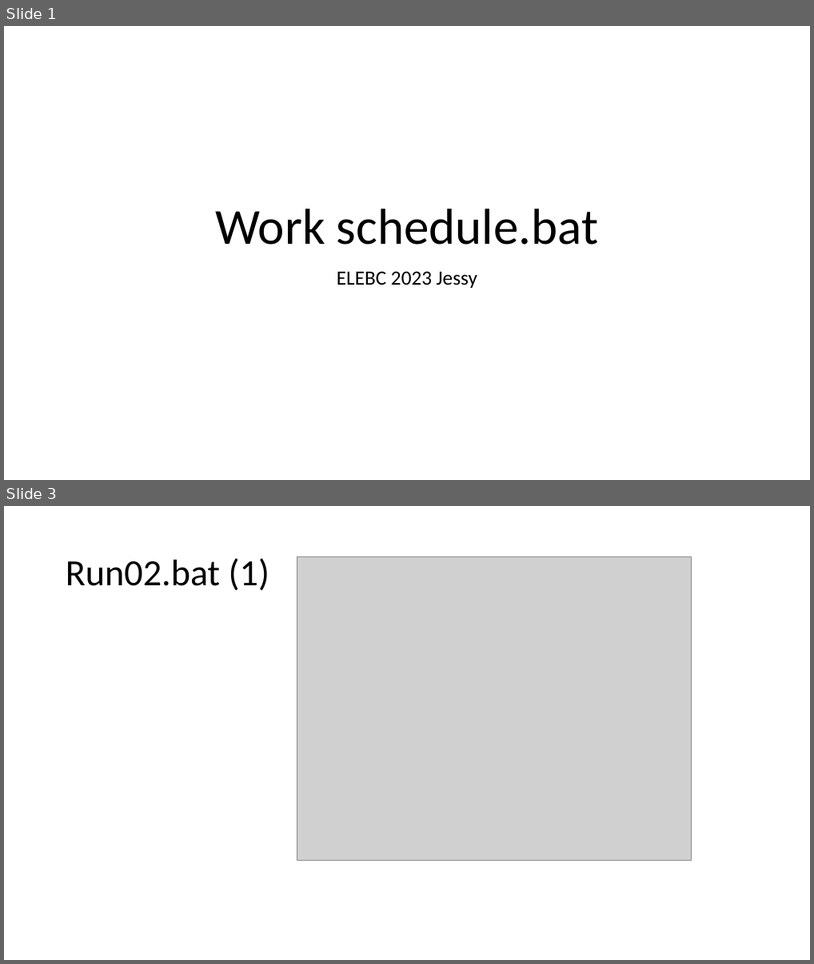
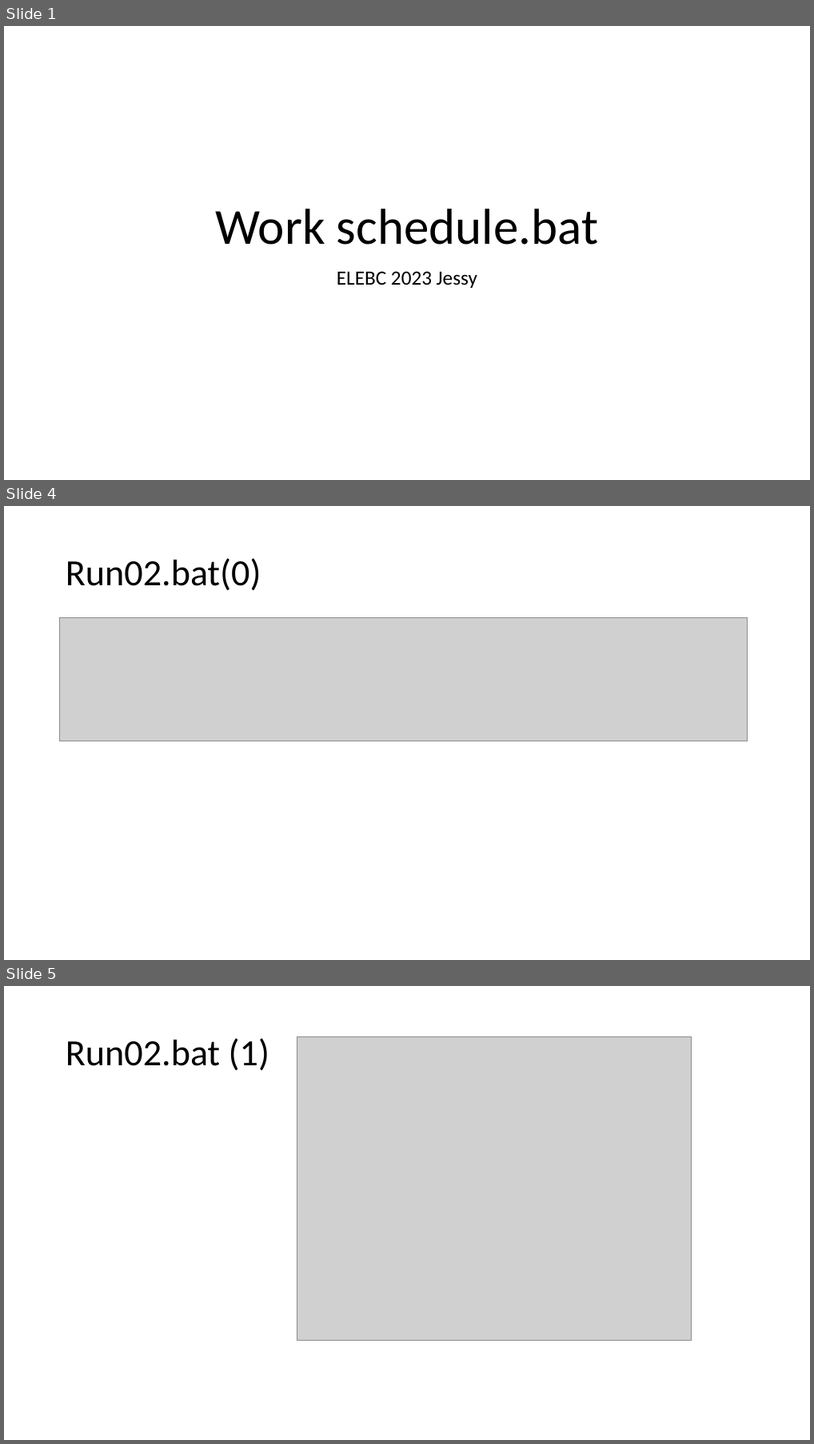
Before and after one commit to HSS107048212/ELEBC_Youbike, a slide deck: Work schedule.pptx. Shown one above the other, each under a label of ours: slides 1 and 3 before the commit, slides 1, 4 and 5 after it; the slides between them are not shown. The pictures are 814x964 and 814x1444 pixels, drawn with LibreOffice and Linux fonts; fonts in the diff are those of the drawing; grey boxes stand for pictures. Boxes give left, top, right and bottom in pixels: in the first picture for what was removed or moved away, otherwise in the second. Text is boxed around its words. In the diff, an @@ line names an element or a change of style, - is before the commit and + after.

```diff
--- a/Work schedule.pptx
+++ b/Work schedule.pptx
@@ slide 4 added at box(4, 506, 810, 960), background #FFFFFF @@
@@ title added at box(66, 558, 262, 591), 44 pt, text #000000 @@
+Run02.bat(0)
@@ picture added at box(60, 618, 748, 740) @@
@@ what was slide 3 is now slide 5 @@
```
Also in this commit, not shown: 2 slides changed, 13 other slides added, 5 other files.
